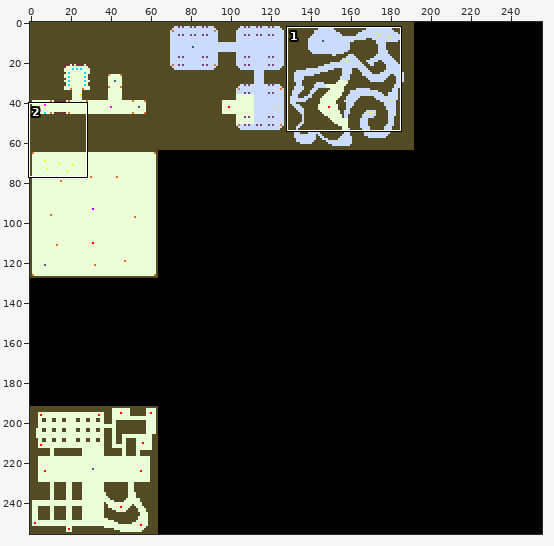
Pixel-art file, stored at assets/image/level.aseprite. The first picture is a wide view before the edit; the outline marks the close-up.
Close-up. The starting point:
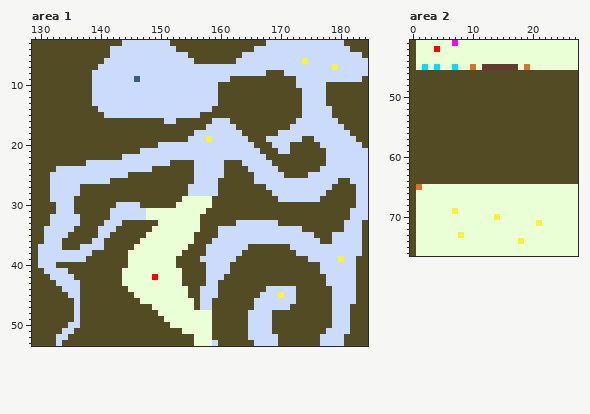
256x256 pixels, 1 frame. Colours within 5 levels of each other are drawn and written as one. Shown: area 1: x 129..184, y 3..53; area 2: x 0..27, y 41..76. The commit also changed other parts of the picture, which this record leaves out.
Once edited:
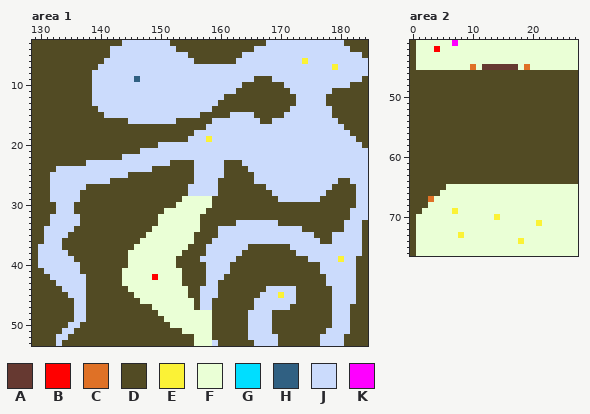
Palette (. is transparent): A #663931  B #ff0000  C #df7126  D #524b24  E #fbf236  F #eaffd6  G #00deff  H #306082  J #cbdbfc  K #fe00ff
Difference:
Changed rows in their new state; - is an unchanged pixel.
Area 1:
first column x 133:
 8 -----------------------------------JJJ-----------
 9 -----------------------------JJJJ---JJJJ---------
10 ---------------------------JJJJ-------JJ-----JJJJ
11 ---------------------------JJJ---------JJ----J---
12 ---------------------------J------------J--------
13 ----------------------------------------J--------
14 ---------------------------------------JJ--------
15 -----------------------------JJJJ-----JJJ--------
16 ------------JJJJJJ-----------JJJJJ--JJJJ---------
17 ------------------------------JJJJJJJJJ----------
18 -------------------------------JJJJJJ------------
19 --------------------------------JJJ------JJ------
20 ---------------------------------JJJ---JJJJJ-----
21 ----------------------------------JJJ--JJJJJJ----
22 -----------------------------------JJJJJJJJJJ----
23 ------------------------------------JJJJJJJJJ----
24 -------------------------------------JJJJJJJ-----
25 --------------------------------------JJJJ-------
27 ----J--------------------------------------------
29 ---J---------------------------------------------
30 ----------DDDD-----------------------------------
31 ---------DDDDDDDDD-------------------------------
32 ---------DDDDDDDD--------------------------------
33 --------DDD--------------------------------------
34 -------DDD---------------------------------------
35 -------DD----------------------------------------
36 ------DD-----------------------------------------
37 ----DDDD-----------------------------------------
38 --DDDD-------------------------------------------
39 ---DD--------------------------------------------
40 JJJJ---------------------------------------------
41 --JJ---------------------------------------------
42 ---JJ--------------------------------------------
43 ----J--------------------------------------------
44 ----J--------------------------------------------
45 ----J--------------------------------------------
46 ----J--------------------------------------------
47 ----J--------------------------------------------
48 ----J--------------------------------------------
49 ----J--------------------------------------------
Area 2:
first column x 2:
45 F-F--F
first column x 1:
65 DDDDD
66 DDDD-
67 DDC--
68 DD---
69 D----
